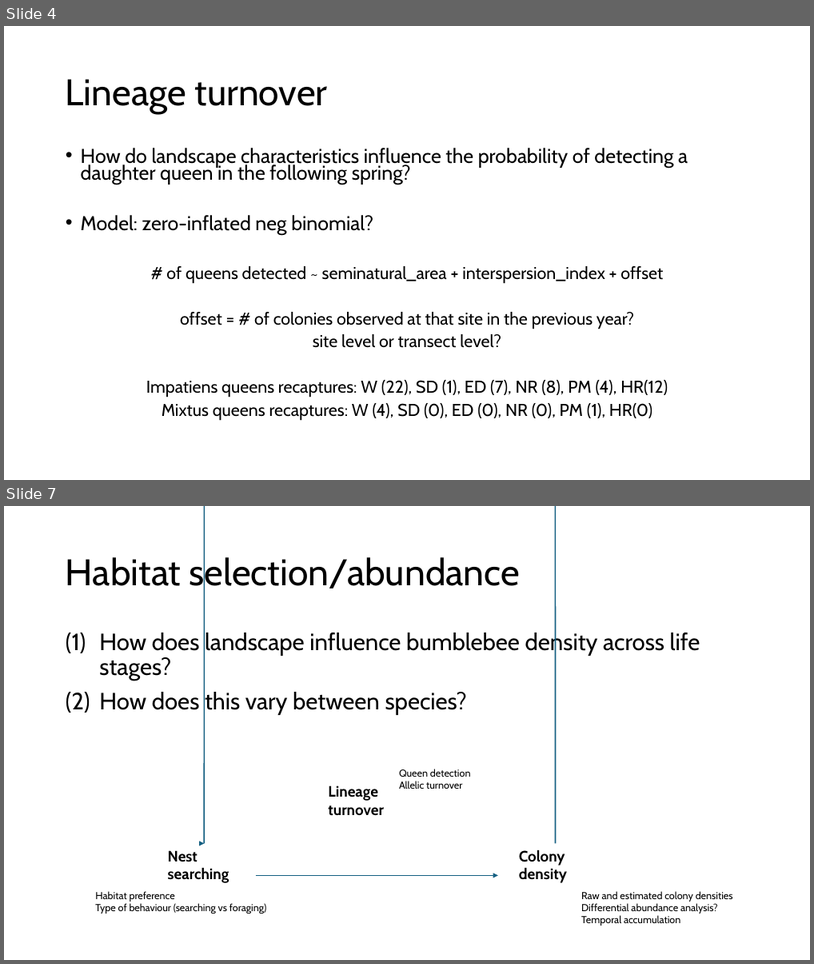
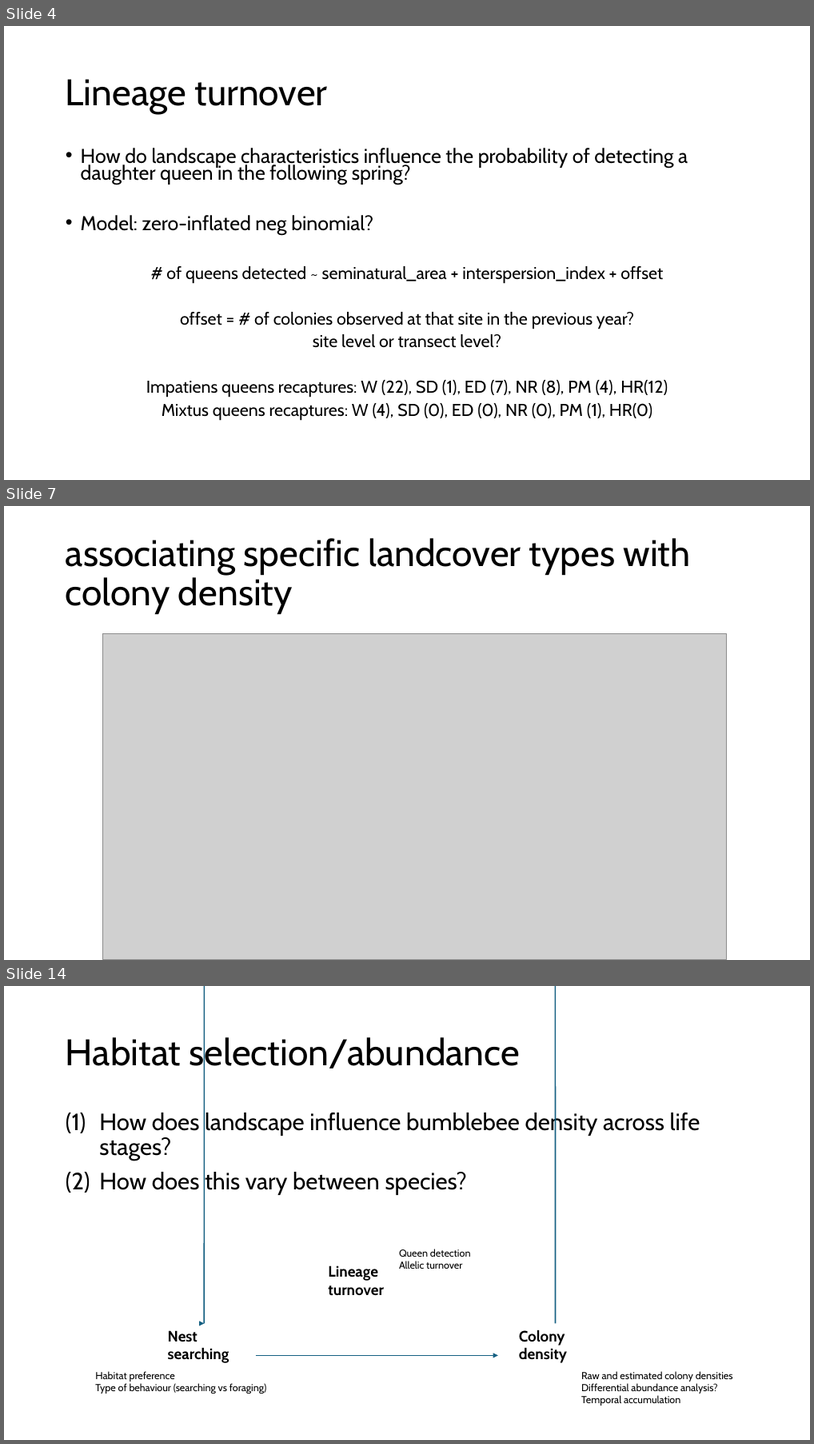
Before and after one commit to jmelanson98/fv_landscapeforaging, a slide deck: docs/storyboard.pptx. Shown one above the other, each under a label of ours: slides 4 and 7 before the commit, slides 4, 7 and 14 after it; the slides between them are not shown. The pictures are 814x964 and 814x1444 pixels, drawn with LibreOffice and Linux fonts; fonts in the diff are those of the drawing; grey boxes stand for pictures. Boxes give left, top, right and bottom in pixels: in the first picture for what was removed or moved away, otherwise in the second. Text is boxed around its words. In the diff, an @@ line names an element or a change of style, - is before the commit and + after.

```diff
--- a/docs/storyboard.pptx
+++ b/docs/storyboard.pptx
@@ slide 7 added at (4,506,810,960), background #FFFFFF @@
@@ title added at (66,538,691,614), 44 pt, text #000000 @@
+associating specific landcover types with colony density
@@ picture added at (103,634,727,959) @@
@@ what was slide 7 is now slide 14 @@
```
Also in this commit, not shown: 2 slides changed, 6 other slides added, 9 other files.
